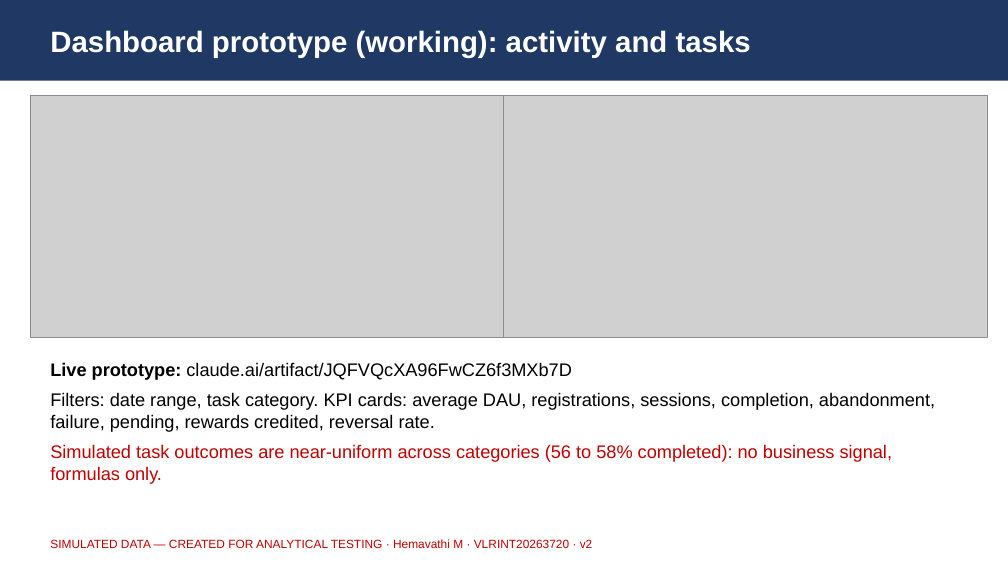
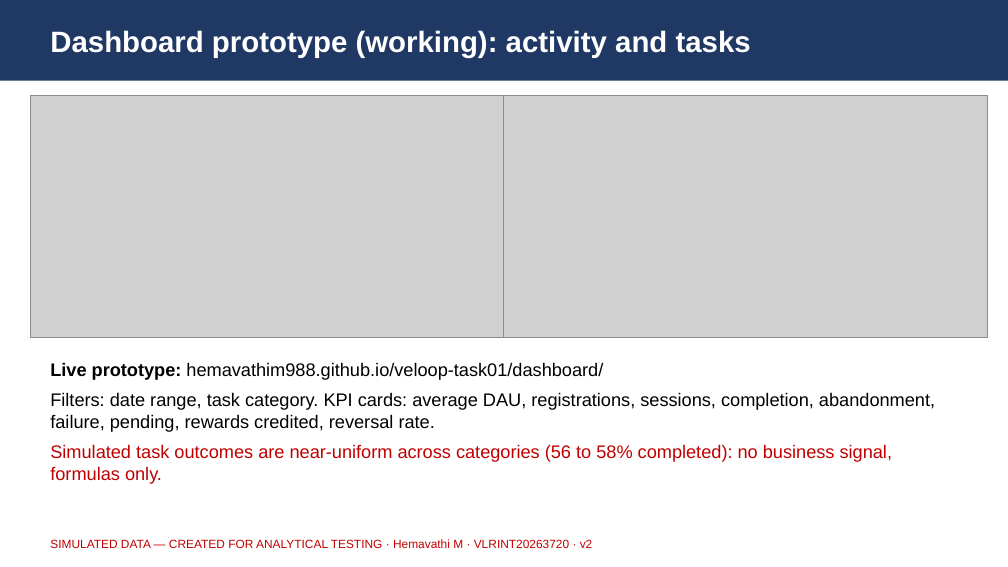
Before and after one commit to hemavathim988/veloop-task01, a slide deck: slide 9 of docs/VELOOP_Task01_Presentation.pptx. Drawn at 1008x567 pixels with LibreOffice and Linux fonts; fonts in the diff are those of the drawing; grey boxes stand for pictures. Boxes give left, top, right and bottom in pixels: in the first picture for what was removed or moved away, otherwise in the second. Text is boxed around its words. In the diff, an @@ line names an element or a change of style, - is before the commit and + after.

Commit message:
v2 final: live landing page, report page and updated documents

```diff
--- a/docs/VELOOP_Task01_Presentation.pptx
+++ b/docs/VELOOP_Task01_Presentation.pptx
@@ text at (50,362,603,380): text changed @@
-Live prototype: claude.ai/artifact/JQFVQcXA96FwCZ6f3MXb7D
+Live prototype: hemavathim988.github.io/veloop-task01/dashboard/
```
Also in this commit, not shown: 1 other slide changed, 11 other files.
